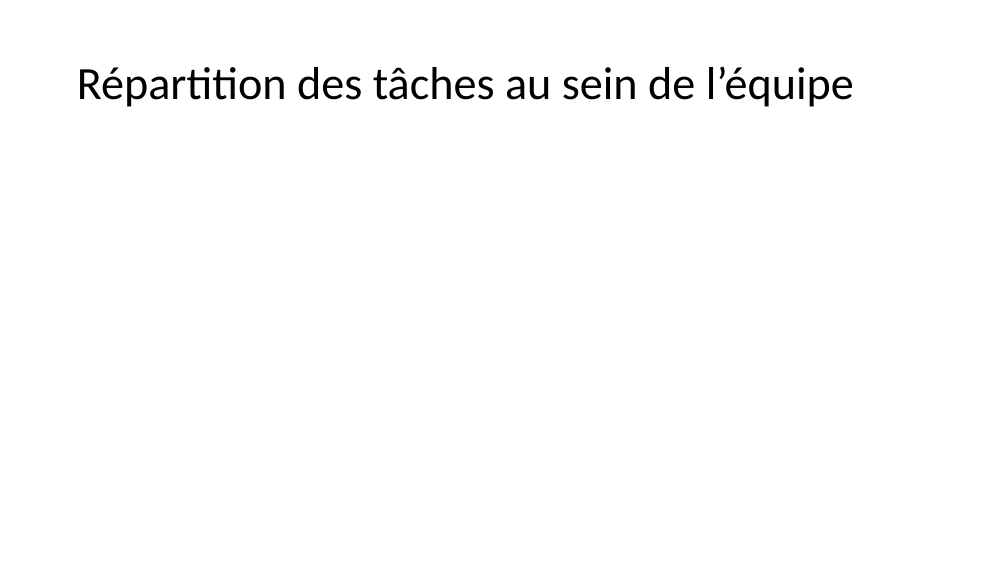
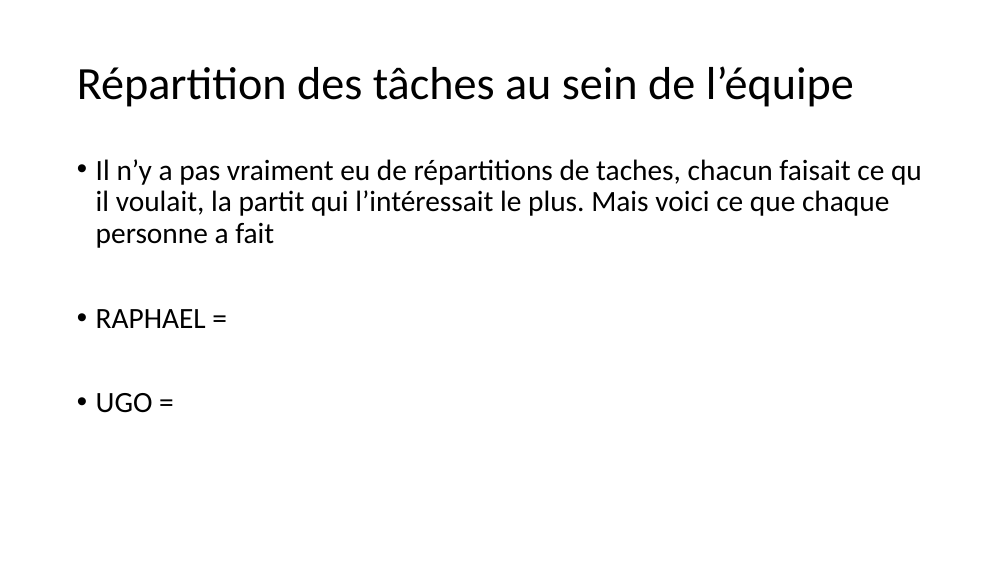
Before and after one commit to Lasauce6/Othello, a slide deck: slide 6 of Othello.pptx. Drawn at 1008x567 pixels with LibreOffice and Linux fonts; fonts in the diff are those of the drawing. Boxes give left, top, right and bottom in pixels: in the first picture for what was removed or moved away, otherwise in the second. Text is boxed around its words. In the diff, an @@ line names an element or a change of style, - is before the commit and + after.

```diff
--- a/Othello.pptx
+++ b/Othello.pptx
@@ text added at box(96, 159, 922, 413), 28 pt, text #000000 @@
+• Il n’y a pas vraiment eu de répartitions de taches, chacun faisait ce qu il voulait, la partit qui l’intéressait le plus. Mais voici ce que chaque personne a fait
+• RAPHAEL =
+• UGO =
```
Also in this commit, not shown: 1 other slide changed.
